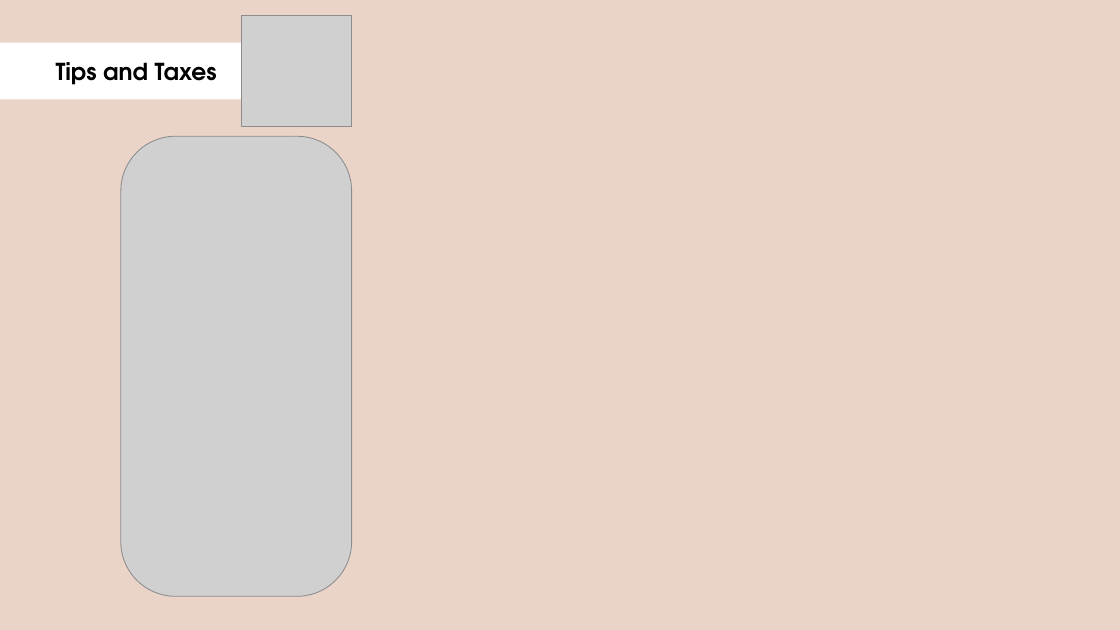
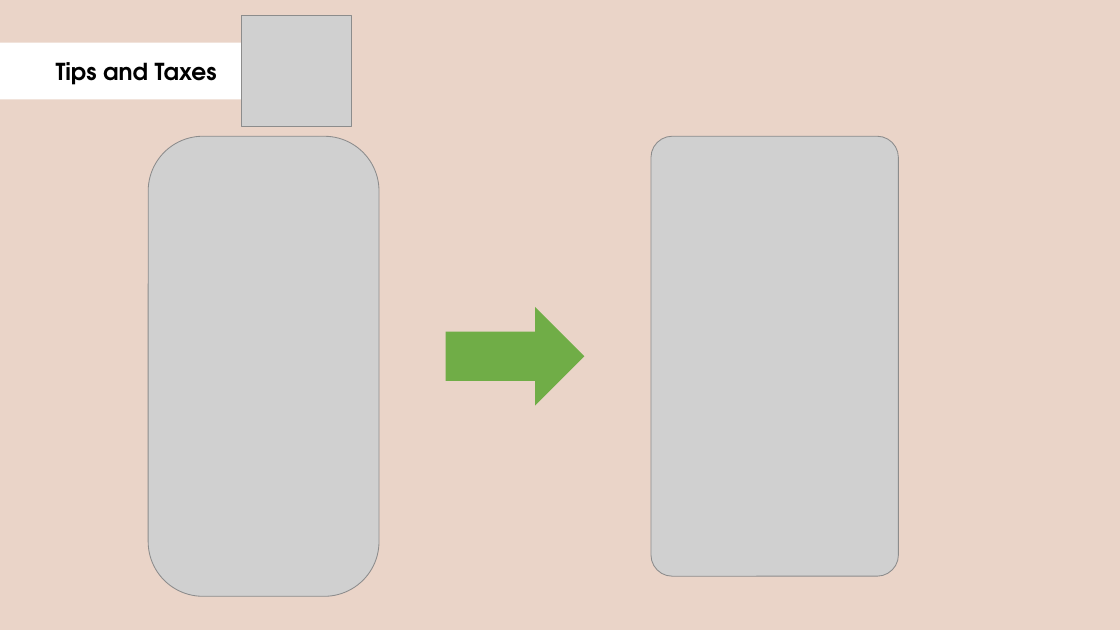
Before and after one commit to Albouvard/AppBoiteAOutil, a slide deck: slide 7 of présentation_android.pptx (slide 3 before the commit). Drawn at 1120x630 pixels with LibreOffice and Linux fonts; fonts in the diff are those of the drawing; grey boxes stand for pictures. Boxes give left, top, right and bottom in pixels: in the first picture for what was removed or moved away, otherwise in the second. Text is boxed around its words. In the diff, an @@ line names an element or a change of style, - is before the commit and + after.

```diff
--- a/présentation_android.pptx
+++ b/présentation_android.pptx
@@ picture: place and size @@
-picture at (121, 136, 352, 597)
+picture at (148, 136, 379, 597)
@@ picture added at (651, 136, 899, 576) @@
@@ right arrow added at (445, 307, 584, 405), fill #70AD47 @@
```
Also in this commit, not shown: 2 other slides changed, 5 slides added, 1 slide removed, 3 other files.
